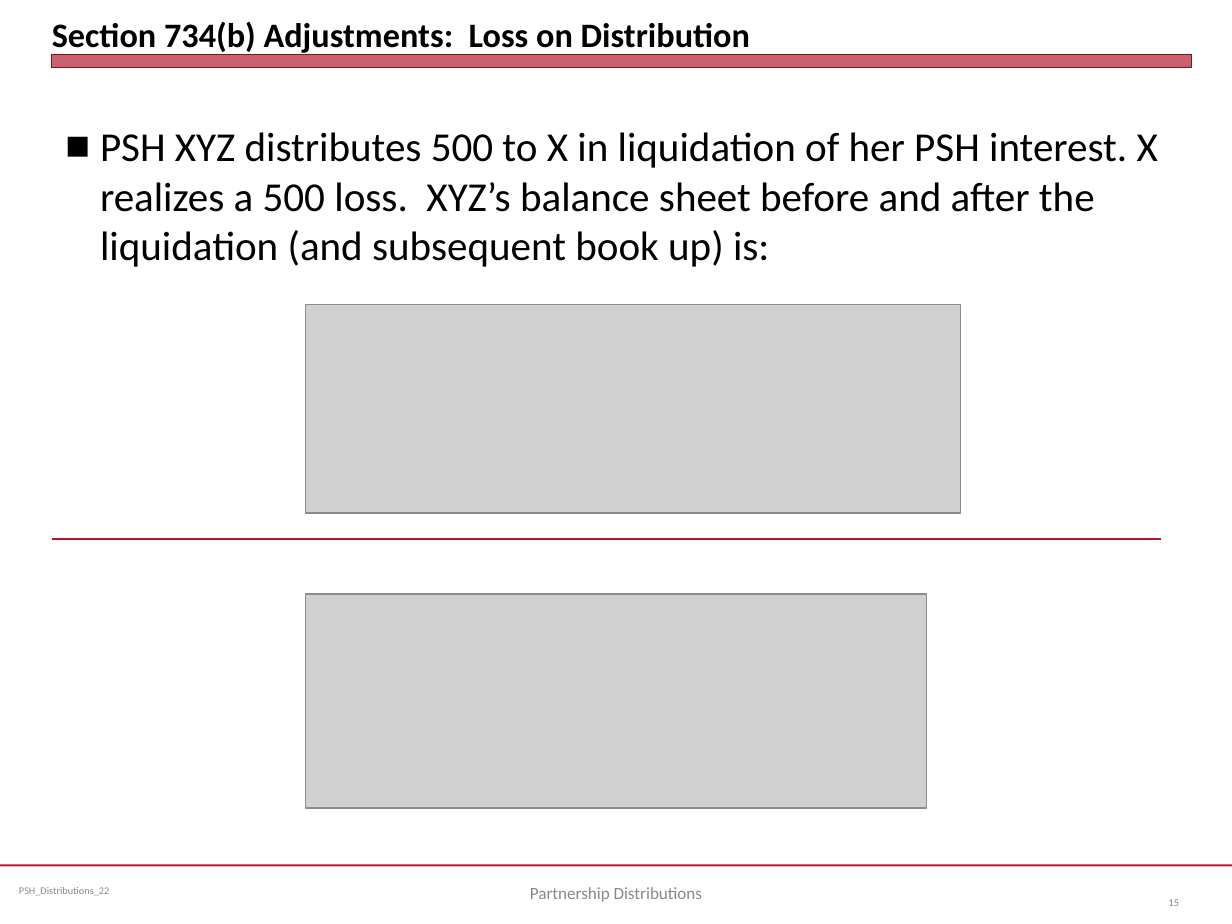
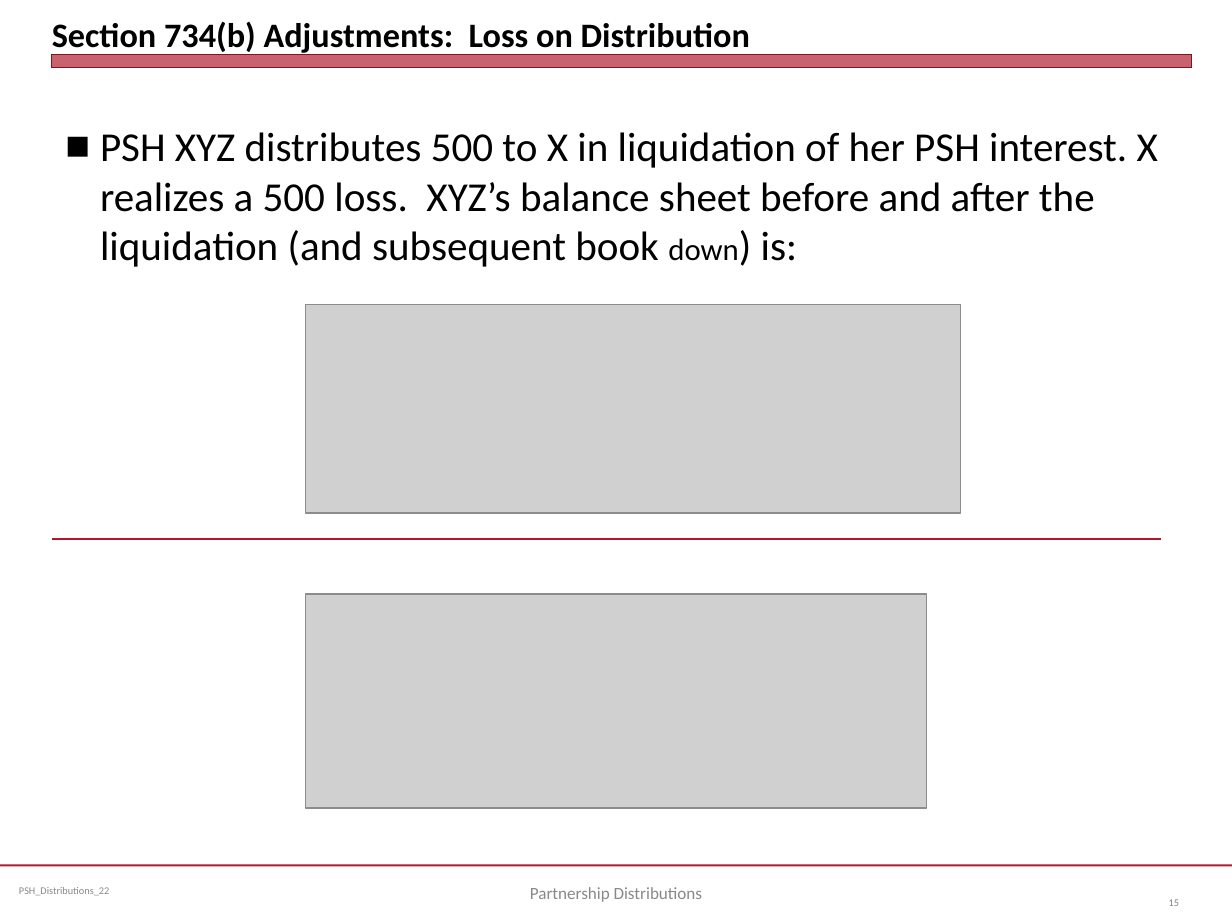
Before and after one commit to jmc877/Partnership-Tax, a slide deck: slide 15 of slides/PSH_Distributions_22.pptx. Drawn at 1232x924 pixels with LibreOffice and Linux fonts; fonts in the diff are those of the drawing; grey boxes stand for pictures. Boxes give left, top, right and bottom in pixels: in the first picture for what was removed or moved away, otherwise in the second. Text is boxed around its words. In the diff, an @@ line names an element or a change of style, - is before the commit and + after.

```diff
--- a/slides/PSH_Distributions_22.pptx
+++ b/slides/PSH_Distributions_22.pptx
@@ text at (100, 132, 1158, 267): text changed @@
-■ PSH XYZ distributes 500 to X in liquidation of her PSH interest. X realizes a 500 loss. XYZ’s balance sheet before and after the liquidation (and subsequent book up) is:
+■ PSH XYZ distributes 500 to X in liquidation of her PSH interest. X realizes a 500 loss. XYZ’s balance sheet before and after the liquidation (and subsequent book down) is:
```
Also in this commit, not shown: 1 other slide changed, 3 other files.
